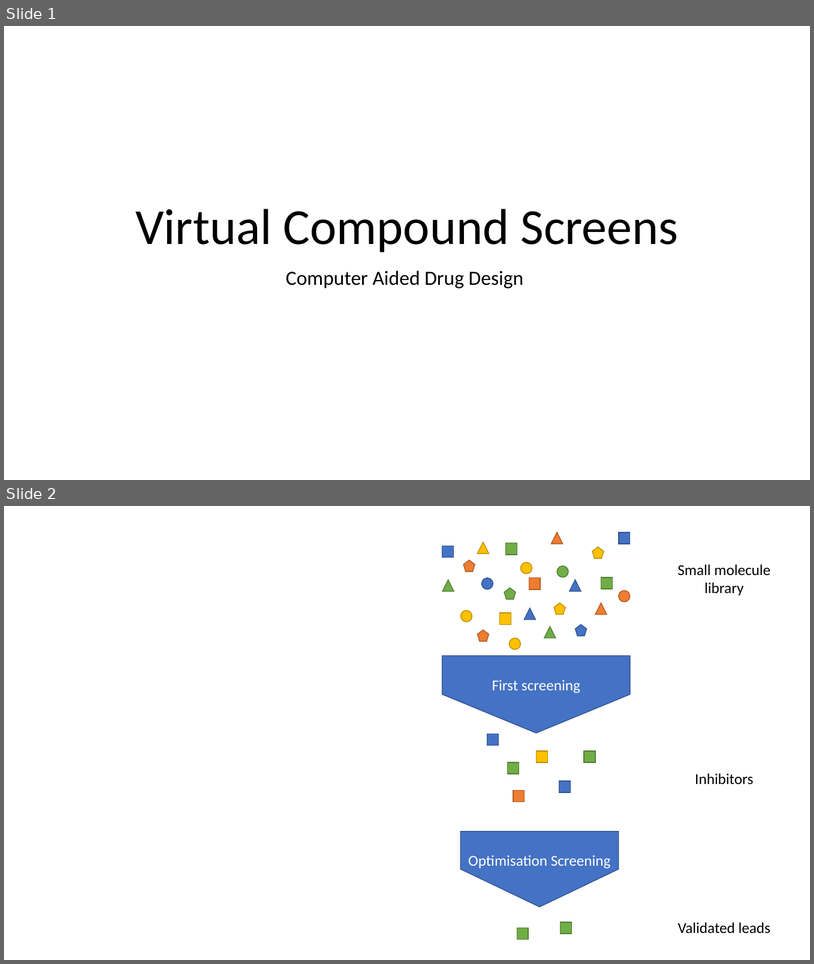
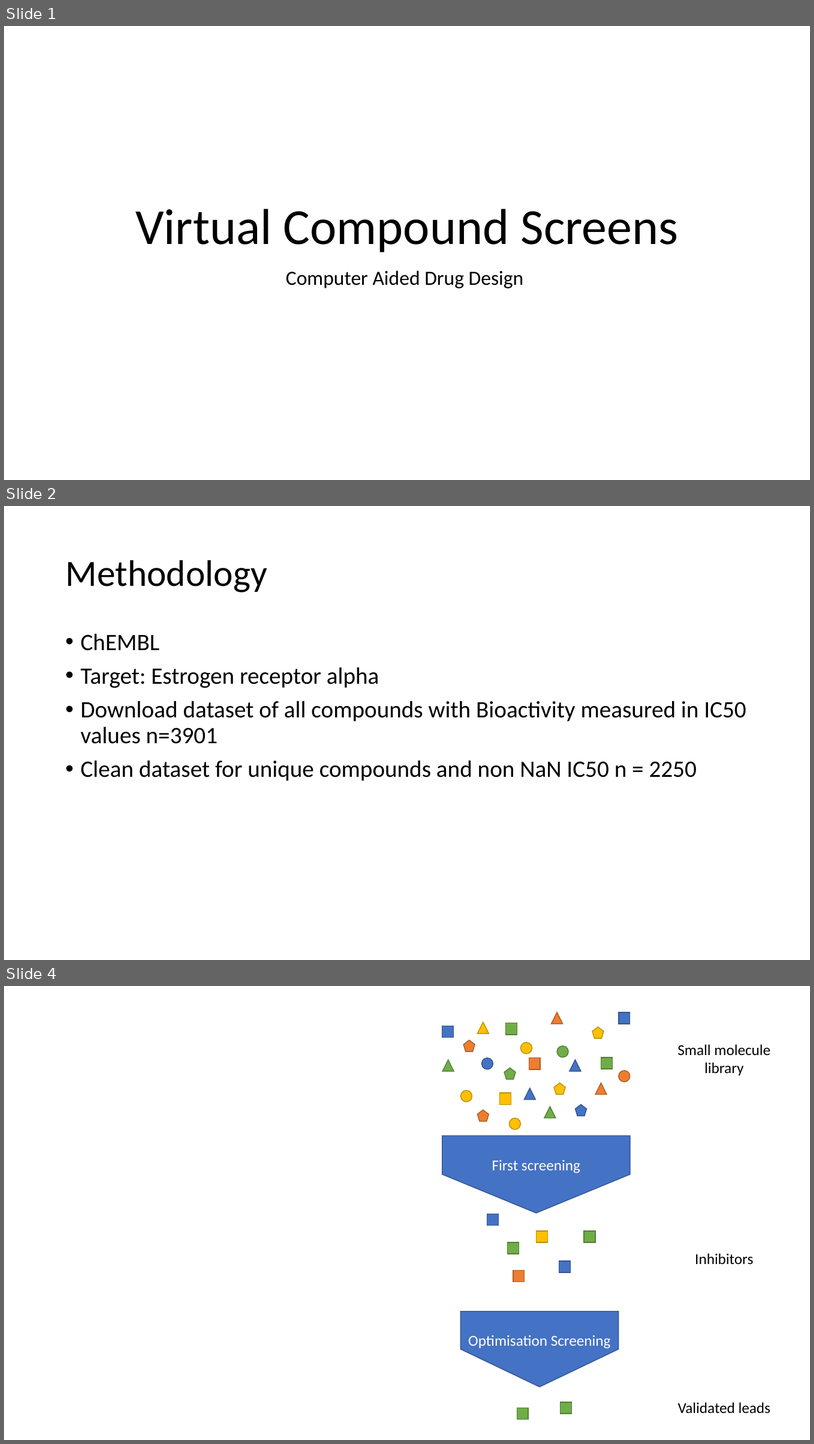
Before and after one commit to Leonauna/Educational_CADD, a slide deck: Documentation/figures.pptx. Shown one above the other, each under a label of ours: slides 1 and 2 before the commit, slides 1, 2 and 4 after it; the slides between them are not shown. The pictures are 814x964 and 814x1444 pixels, drawn with LibreOffice and Linux fonts; fonts in the diff are those of the drawing. Boxes give left, top, right and bottom in pixels: in the first picture for what was removed or moved away, otherwise in the second. Text is boxed around its words. In the diff, an @@ line names an element or a change of style, - is before the commit and + after.

```diff
--- a/Documentation/figures.pptx
+++ b/Documentation/figures.pptx
@@ slide 2 added at (x1=4, y1=506, x2=810, y2=960), background #FFFFFF @@
@@ title added at (x1=65, y1=560, x2=267, y2=592), 44 pt, text #000000 @@
+Methodology
@@ text added at (x1=81, y1=633, x2=746, y2=781), 28 pt, text #000000 @@
+• ChEMBL
+• Target: Estrogen receptor alpha
+• Download dataset of all compounds with Bioactivity measured in IC50 values n=3901
+• Clean dataset for unique compounds and non NaN IC50 n = 2250
@@ what was slide 2 is now slide 4 @@
```
Also in this commit, not shown: 2 other slides added, 1 other file.
